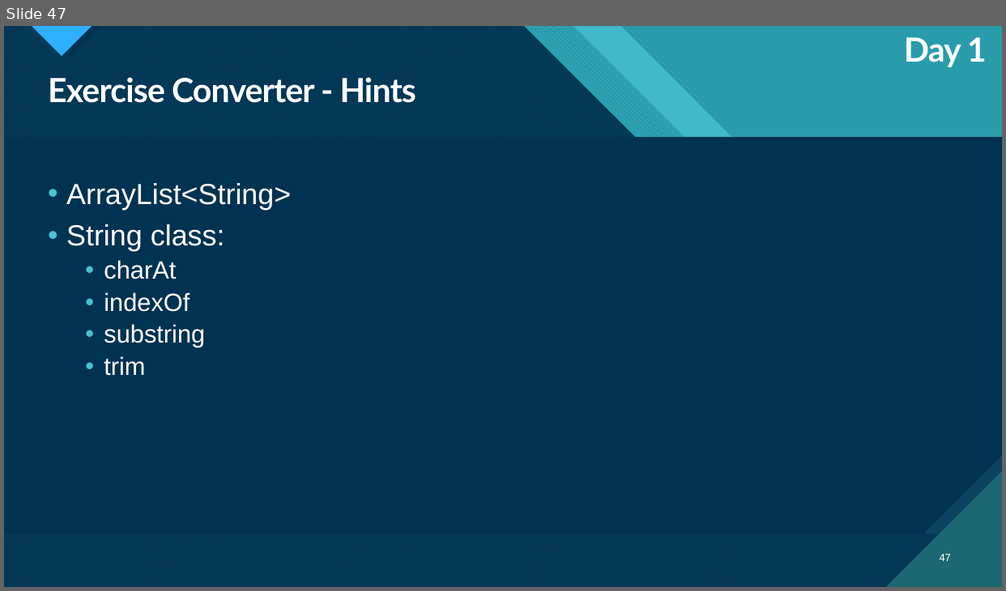
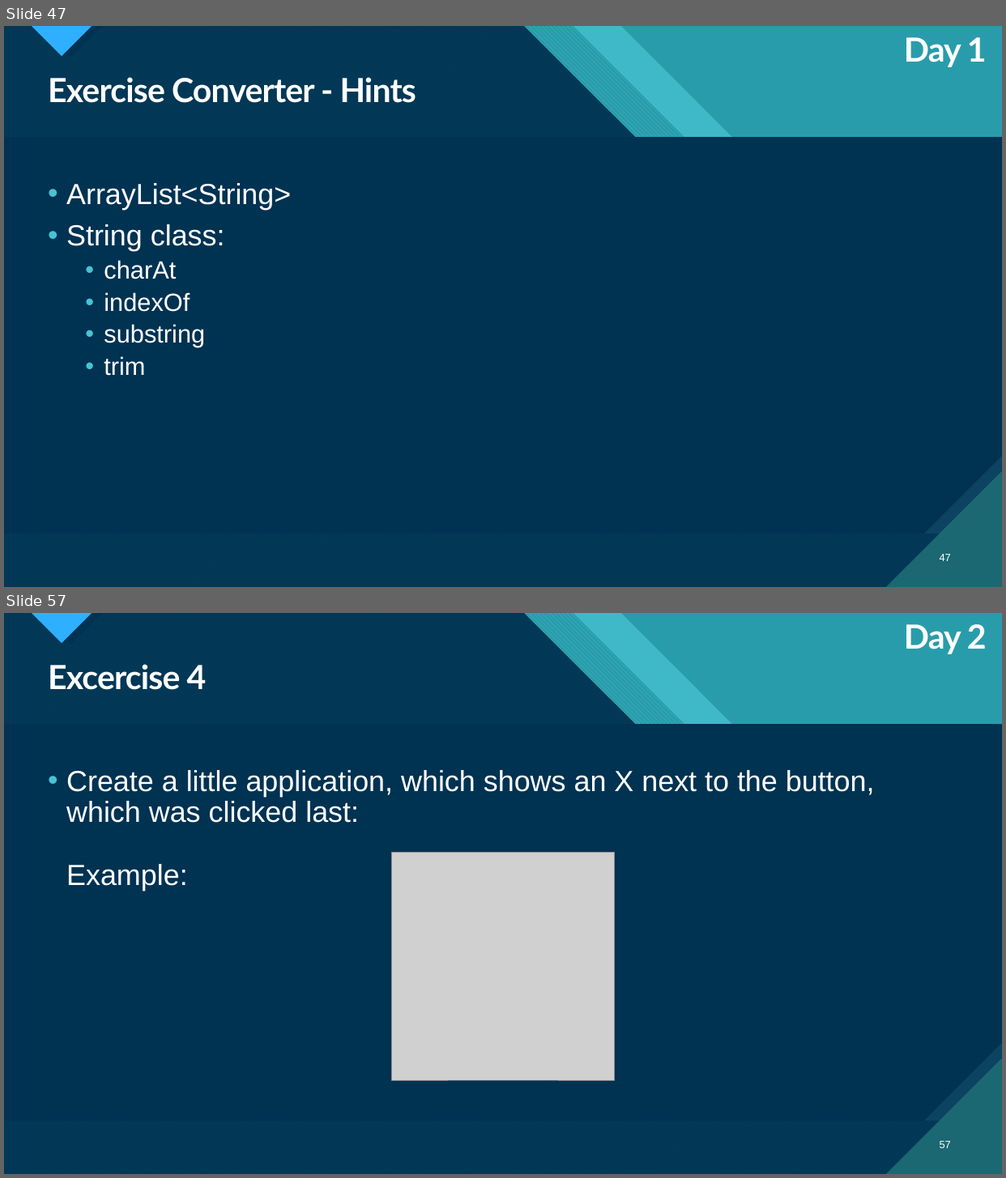
Before and after one commit to kwerling-MM/HHZ_SoSe2023_Praxis_Java, a slide deck: HHZ Java 20230425.pptx. Shown one above the other, each under a label of ours: slide 47 before the commit, slides 47 and 57 after it; the slides between them are not shown. The pictures are 1006x591 and 1006x1178 pixels, drawn with LibreOffice and Linux fonts; fonts in the diff are those of the drawing; grey boxes stand for pictures. Boxes give left, top, right and bottom in pixels: in the first picture for what was removed or moved away, otherwise in the second. Text is boxed around its words. In the diff, an @@ line names an element or a change of style, - is before the commit and + after.

```diff
--- a/HHZ Java 20230425.pptx
+++ b/HHZ Java 20230425.pptx
@@ slide 57 added at [4, 613, 1002, 1174], background #47C3D3; not listed: 18 template elements that a slide beside it also shows @@
@@ text added at [904, 624, 987, 654], 32 pt, text #FFFFFF, bold @@
+Day 2
@@ title added at [48, 664, 206, 690], 32 pt, text #FFFFFF, bold @@
+Excercise 4
@@ text added at [66, 770, 875, 891], 28 pt, text #FFFFFF @@
+• Create a little application, which shows an X next to the button, which was clicked last:
+  Example:
@@ picture added at [392, 852, 615, 1080] @@
@@ page number added at [940, 1141, 951, 1148], 10 pt, text #FFFFFF @@
+57
```
Also in this commit, not shown: 23 other slides added.
